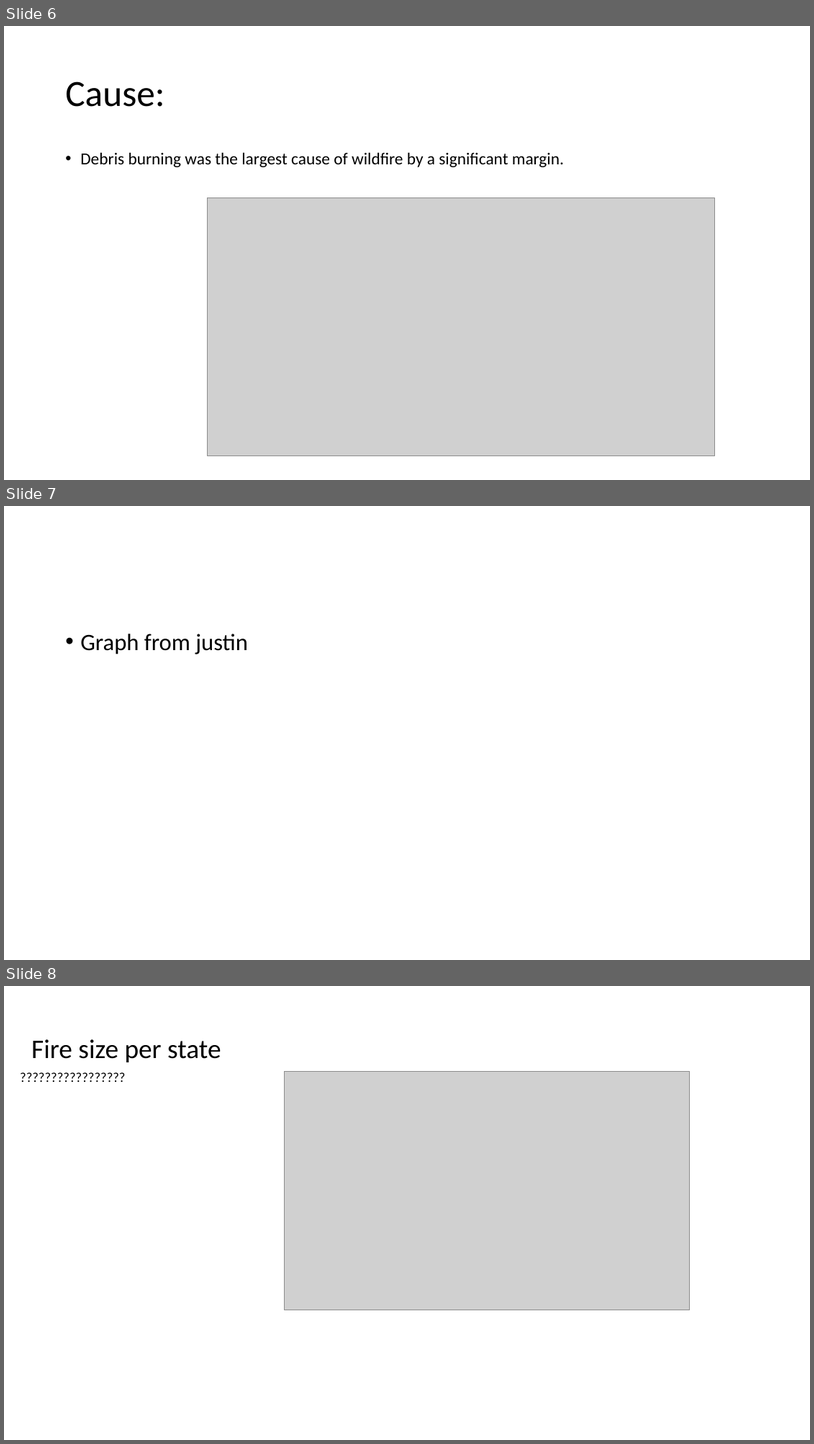
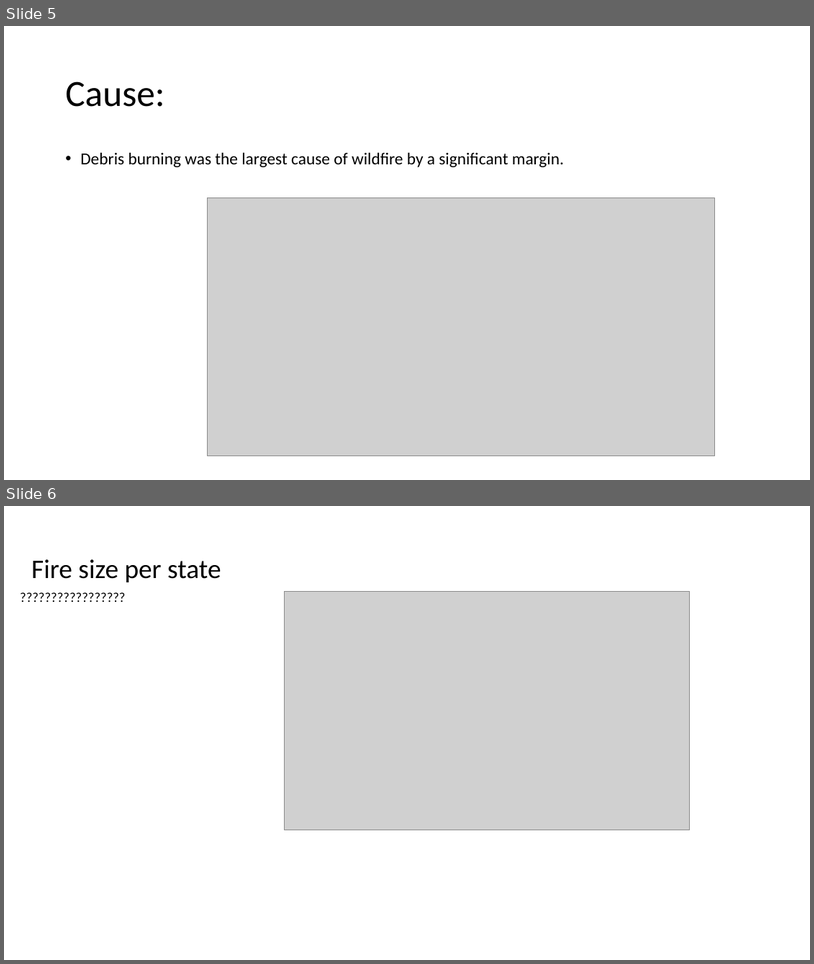
Before and after one commit to ikevina/Project, a slide deck: Areej/Areej presentation.pptx. Shown one above the other, each under a label of ours: slides 6, 7 and 8 before the commit, slides 5 and 6 after it. The pictures are 814x1444 and 814x964 pixels, drawn with LibreOffice and Linux fonts; fonts in the diff are those of the drawing; grey boxes stand for pictures. Boxes give left, top, right and bottom in pixels: in the first picture for what was removed or moved away, otherwise in the second. Text is boxed around its words. In the diff, an @@ line names an element or a change of style, - is before the commit and + after.

```diff
--- a/Areej/Areej presentation.pptx
+++ b/Areej/Areej presentation.pptx
@@ slide 7 removed at bbox=[4, 506, 810, 960], background #FFFFFF @@
@@ text removed at bbox=[80, 633, 248, 654] @@
-• Graph from justin
@@ what was slide 6 is now slide 5 @@
@@ what was slide 8 is now slide 6 @@
```
Also in this commit, not shown: 1 slide changed, 2 other slides removed.
